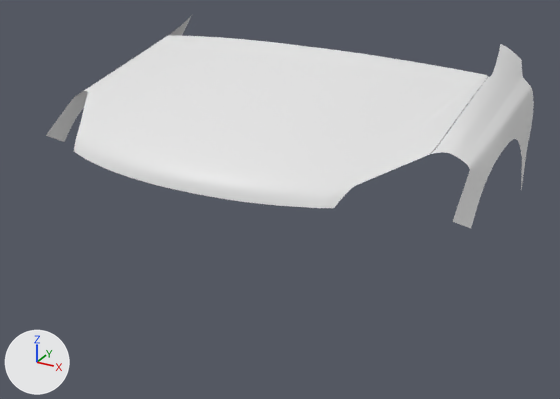
What one commit did to the Blender file Opel_Astra_H.blend.
One viewpoint serves both versions: a camera (50 mm lens) standing at (2.9, -7.03, 1.91) and looking at (0.18, -2.1, -0.56). The axes (+X, +Y, +Z) are drawn at lower left. The lights are the same throughout.
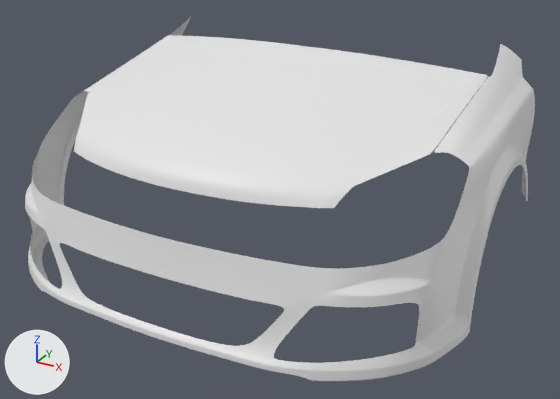
Changed parts and their boxes (x1, y1, x2, y2) in the pictures (560 x 399 px):
'Plane', reshaped (71% taller)
    before: (46, 15, 534, 228)
    after: (25, 15, 535, 381)
part 1 of me_plane, built on
    before: (46, 86, 534, 228)
    after: (25, 76, 535, 381)

The change, as a diff of the scene's bpy script:
```diff
--- a/Opel_Astra_H.blend.py
+++ b/Opel_Astra_H.blend.py
@@ me_plane @@
 # used by ob_plane; location = (-0.031, -2.447, 0.0)
-me_plane.from_pydata(...)  # 70 vertices, 45 faces; spans x 0.0..1.8, y -0.78..1.82, z -0.69..0.55
+me_plane.from_pydata(...)  # 220 vertices, 167 faces; spans x 0.0..1.87, y -1.09..1.82, z -1.12..0.55
+# me_plane part 1
+# 5 vertices are removed from x 1.73..1.8, y -0.15..1.77, z -0.34..0.01
+# 7 faces are deleted
+# 4 vertices move from x 1.79, y 0.28..1.74, z -0.69..-0.06 to x 1.74..1.81, y -0.15..1.77, z -0.69..0.15
+# 138 vertices are added at x 0.0..1.87, y -1.09..1.77, z -1.12..0.18
+# 12 new vertices lie (0.0, 0.0, 0.04) away from vertices in x 0.0..1.87, y -1.09..0.08, z -1.12..-1.08
+# 5 new vertices lie (0.0, 0.0, 0.04) away from vertices in x 1.69..1.87, y -0.52..0.01, z -1.08
+# 129 new faces join them
```
